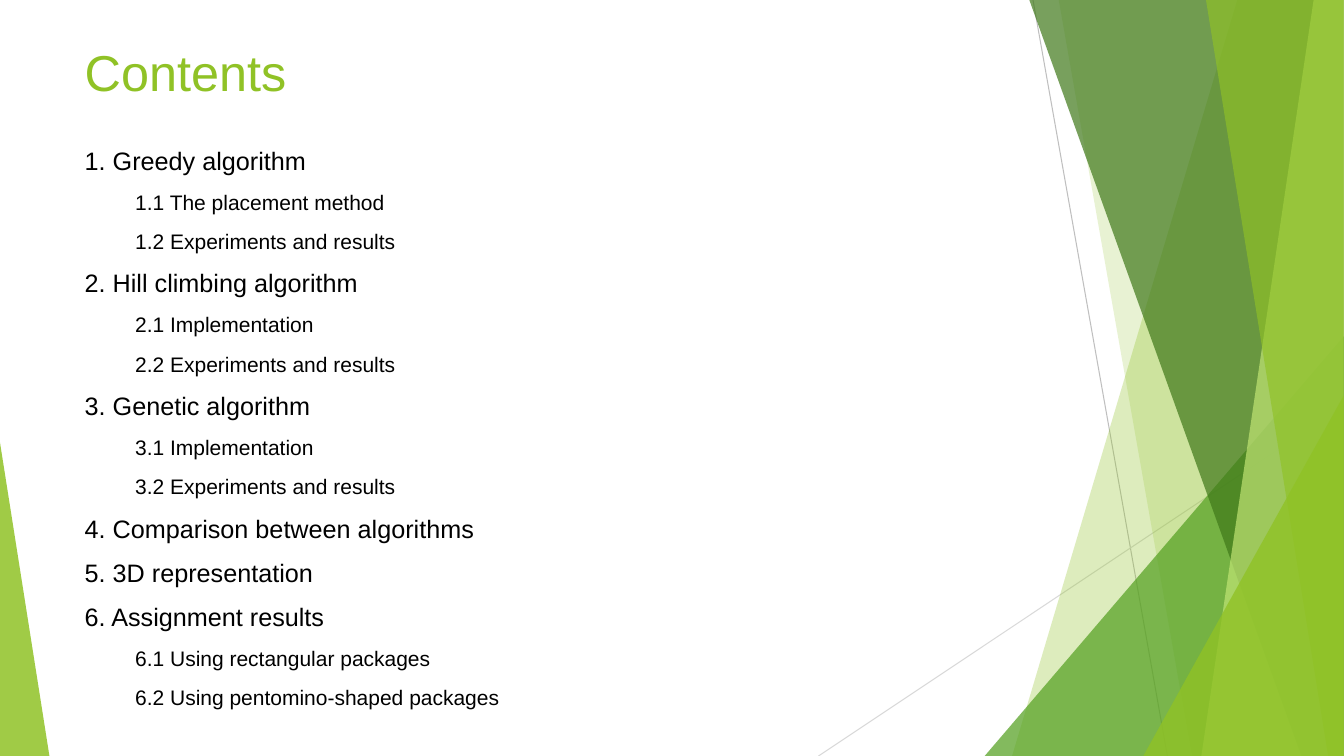
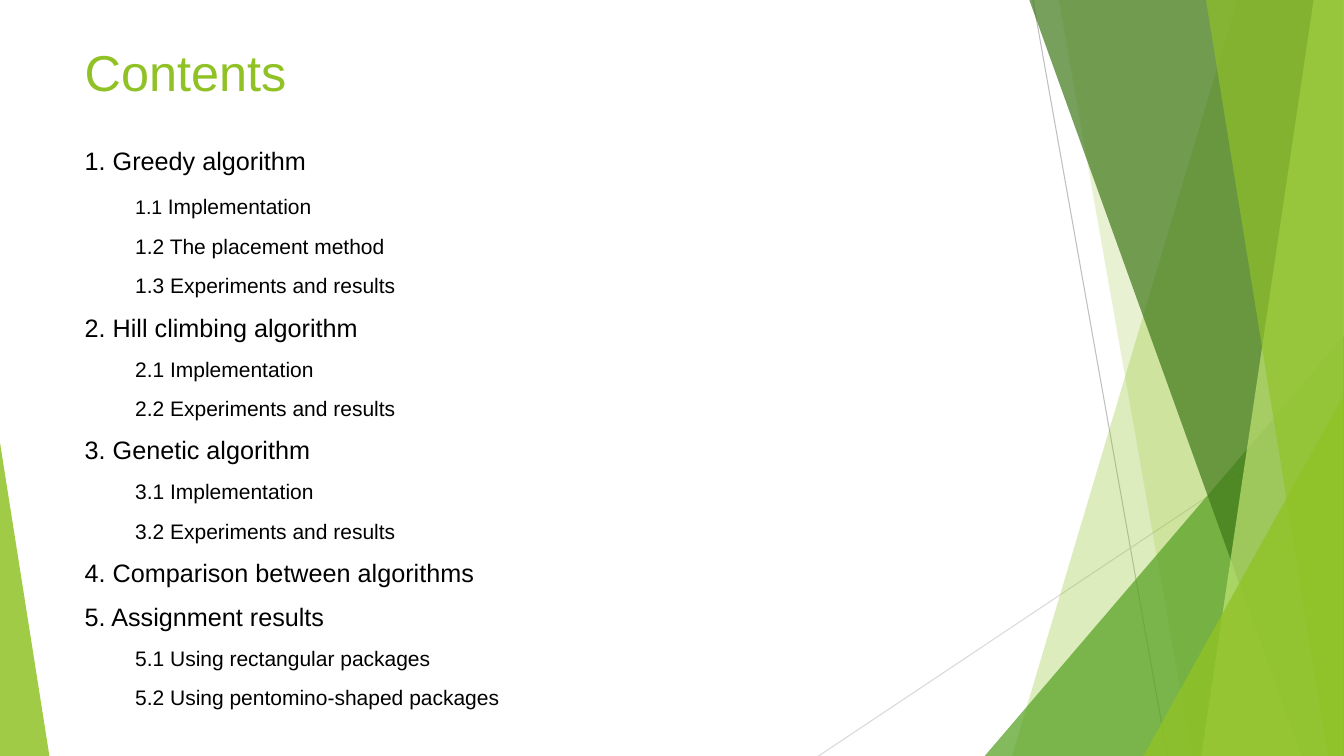
Before and after one commit to swengeler/PP3, a slide deck: slide 2 of Report, presentation and related stuff/Knapsack_problem.pptx. Drawn at 1344x756 pixels with LibreOffice and Linux fonts; fonts in the diff are those of the drawing. Boxes give left, top, right and bottom in pixels: in the first picture for what was removed or moved away, otherwise in the second. Text is boxed around its words. In the diff, an @@ line names an element or a change of style, - is before the commit and + after.

Commit message:
Added the experiments and results of the greedy algorithm for the presentation

```diff
--- a/Report, presentation and related stuff/Knapsack_problem.pptx
+++ b/Report, presentation and related stuff/Knapsack_problem.pptx
@@ text at [135,198,395,298]: text changed @@
-1.1 The placement method
-1.2 Experiments and results
+1.1 Implementation
+1.2 The placement method
+1.3 Experiments and results
@@ text at [85,607,499,710]: text changed @@
-5. 3D representation
-6. Assignment results
-6.1 Using rectangular packages
-6.2 Using pentomino-shaped packages
+5. Assignment results
+5.1 Using rectangular packages
+5.2 Using pentomino-shaped packages
```
Also in this commit, not shown: 6 other slides changed, 4 slides added, 2 slides removed.
